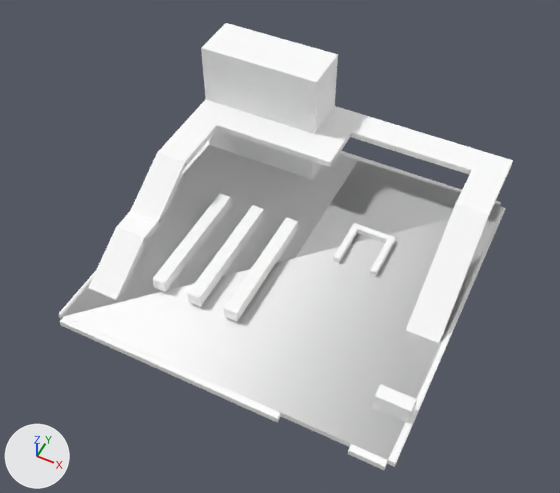
The OBJ model Assets/Meshes/UnityPackage/Exported/HangerB/HangerB.obj: old version first, new version second.
Both versions are drawn from a 50 mm lens placed at (33.0, -71.3, 90.9), pointed at (-0.6, -4.1, 6.9). Lighting does not change. The marker at lower left points along +X, +Y and +Z. The older version comes first. Where no turn or scale is listed for an object, it has been applied to the vertices. Vertices at exactly the same position are counted once.

In view in the first picture: 'HangerB'.
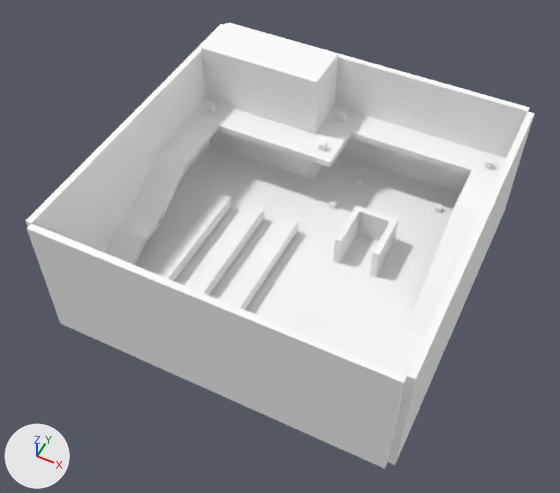
What differs and where, as boxes (x1, y1, x2, y2) in the pictures (560 x 493 px; the box of a moved part takes in the faces that stretch with it):
'HangerB', reshaped (12% wider)
    before: (59, 23, 513, 470)
    after: (26, 23, 535, 469)
part 1 of me_hangerb, added
    after: (27, 224, 407, 469)
part 2 of me_hangerb, added
    after: (434, 203, 442, 213)
part 3 of me_hangerb, added
    after: (355, 177, 363, 186)
part 4 of me_hangerb, added
    after: (329, 199, 337, 209)
part 5 of me_hangerb, added
    after: (207, 104, 216, 114)
part 6 of me_hangerb, added
    after: (318, 140, 327, 150)
part 7 of me_hangerb, added
    after: (338, 111, 347, 121)
part 8 of me_hangerb, added
    after: (485, 158, 494, 168)
part 9 of me_hangerb, added
    after: (26, 23, 535, 465)
part 10 of me_hangerb, deleted
    before: (60, 317, 281, 422)
part 11 of me_hangerb, built on
    before: (59, 140, 505, 470)
part 12 of me_hangerb, moved or reshaped
    before: (333, 223, 395, 277)
    after: (333, 205, 398, 277)

Patch to the scene script:
```diff
--- a/Assets/Meshes/UnityPackage/Exported/HangerB/HangerB.obj.py
+++ b/Assets/Meshes/UnityPackage/Exported/HangerB/HangerB.obj.py
@@ me_hangerb @@
 # used by ob_hangerb; location = (0.0, 0.0, 0.0)
 # verts and faces of me_hangerb; kept vertices keep their numbers, new ones are numbered from 157
 # before: 139 (6.5, 10.0, 1.5) at pixel (359, 224), 140 (5.5, 10.0, 1.5) at pixel (354, 222), 141 (6.5, 2.0, 1.5) at pixel (339, 259), 142 (5.5, 2.0, 1.5) at pixel (333, 256), 147 (12.5, 10.0, 1.5) at pixel (395, 237)
 # before: 148 (11.5, 10.0, 1.5) at pixel (389, 235), 149 (12.5, 2.0, 1.5) at pixel (376, 272), 150 (11.5, 2.0, 1.5) at pixel (370, 270), 153 (11.5, 9.0, 1.5) at pixel (387, 239), 154 (6.5, 9.0, 1.5) at pixel (357, 229)
-me_hangerb.from_pydata(...)  # 157 vertices, 276 faces; spans x -26.0..26.0, y -26.0..26.0, z -0.5..20.5
+me_hangerb.from_pydata(...)  # 239 vertices, 384 faces; spans x -26.0..26.0, y -26.0..26.0, z -0.5..20.5
+# me_hangerb part 1: a new loose piece, a box spanning x -25.0..25.0, y -26.0..-25.0, z 0.0..20.0, in mat_default (white #ffffff)
+# me_hangerb part 2: a new loose piece, a box spanning x 15.8..16.8, y 19.2..20.2, z 0.5..1.5, in mat_default (white #ffffff)
+# me_hangerb part 3: a new loose piece, a box spanning x 1.9..2.9, y 19.2..20.2, z 0.5..1.5, in mat_default (white #ffffff)
+# me_hangerb part 4: a new loose piece, a box spanning x 0.12..1.12, y 12.3..13.3, z 0.46..1.46, in mat_default (white #ffffff)
+# me_hangerb part 5: a new loose piece, a box spanning x -22.9..-21.9, y 13.9..14.9, z 10.7..11.7, in mat_default (white #ffffff)
+# me_hangerb part 6: a new loose piece, a box spanning x -2.9..-1.9, y 13.9..14.9, z 10.7..11.7, in mat_default (white #ffffff)
+# me_hangerb part 7: a new loose piece, a box spanning x -3.0..-2.0, y 21.8..22.8, z 10.7..11.7, in mat_default (white #ffffff)
+# me_hangerb part 8: a new loose piece, a box spanning x 21.5..22.5, y 21.5..22.5, z 10.7..11.7, in mat_default (white #ffffff)
+# me_hangerb part 9: a new loose piece of 20 vertices spanning x -26.0..26.0, y -25.0..26.0, z 0.0..20.0, in mat_default (white #ffffff)
+# me_hangerb part 10: the loose piece of 8 vertices spanning x -25.0..10.0, y -26.0..-25.0, z -0.5..0.5 is deleted
+# me_hangerb part 11
+# 18 vertices are removed from x -26.0..26.0, y -26.0..26.0, z -0.5..0.5
+# 48 faces are deleted
+# 4 vertices in x 20.5, y -19.0..-17.0, z 0.5..3.5 move by (-2.0, 0.0, 0.0)
+# me_hangerb part 12
+for i in [*range(139, 143), *range(147, 151), 153, 154]: verts[i] += (0.0, 0.0, 4.0)
+# other edits to the shape of me_hangerb do not show in these pictures
 me_hangerb.materials.append(mat_default)
```
